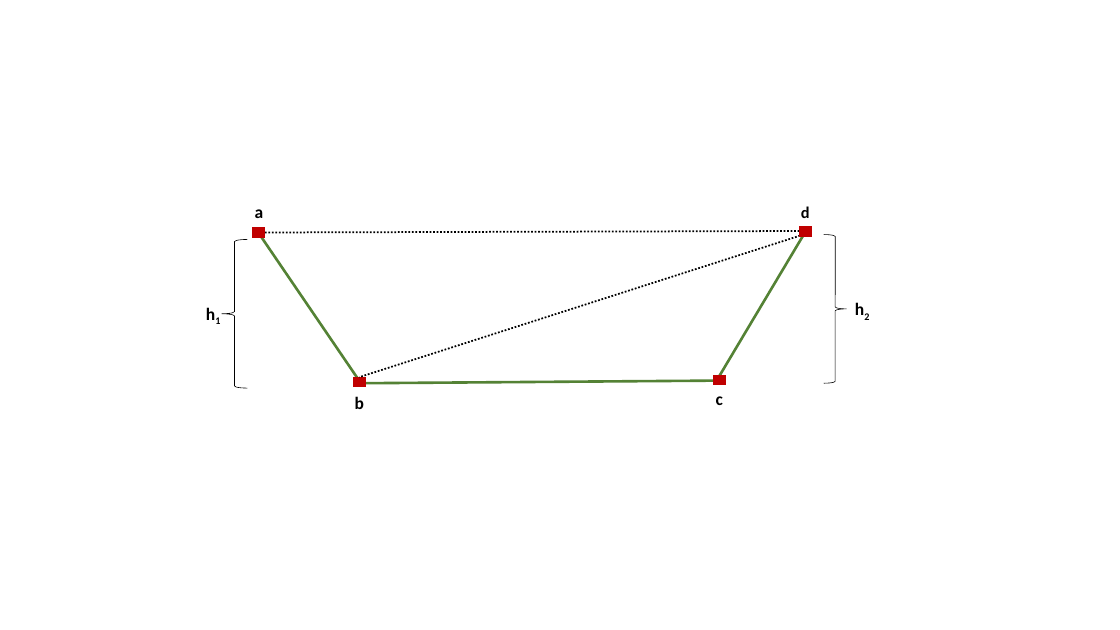
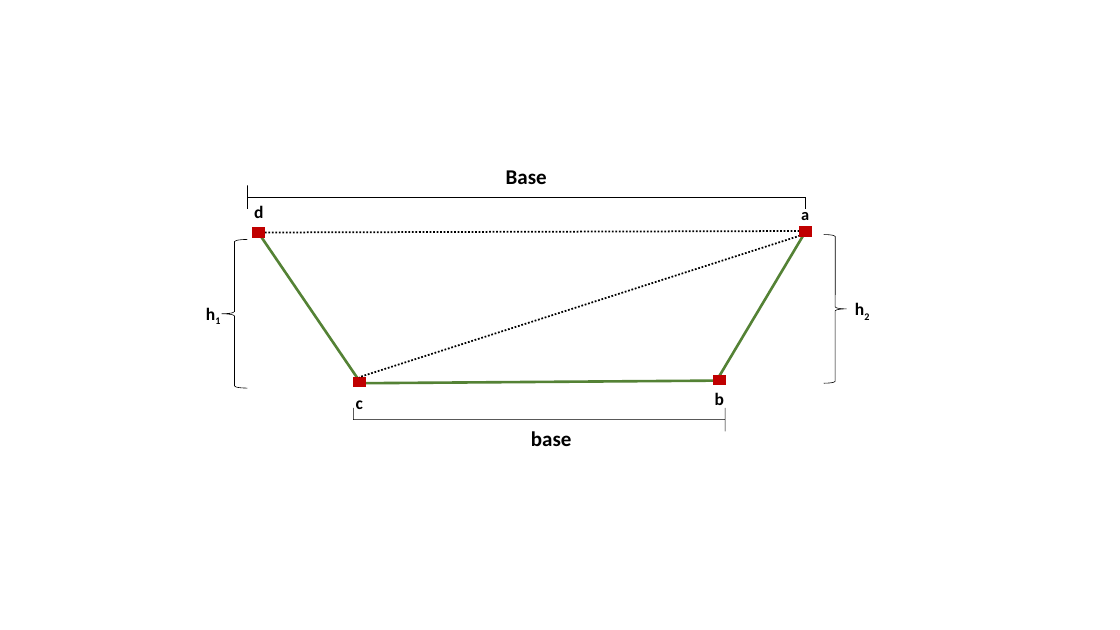
Before and after one commit to rocketoutfall/Model, a slide deck: slide 2 of Methodology/MethodsFigures.pptx. Drawn at 1120x630 pixels with LibreOffice and Linux fonts; fonts in the diff are those of the drawing. Boxes give left, top, right and bottom in pixels: in the first picture for what was removed or moved away, otherwise in the second. Text is boxed around its words. In the diff, an @@ line names an element or a change of style, - is before the commit and + after.

```diff
--- a/Methodology/MethodsFigures.pptx
+++ b/Methodology/MethodsFigures.pptx
@@ text added at (x1=506, y1=170, x2=547, y2=184), 18 pt, text #000000, bold @@
+Base
@@ right brace added at (x1=248, y1=186, x2=806, y2=209), outline #000000 0.5 pt @@
@@ text at (x1=254, y1=205, x2=263, y2=218): text changed @@
-a
+d
@@ text at (x1=801, y1=207, x2=809, y2=220): text changed @@
-d
+a
@@ right brace added at (x1=353, y1=408, x2=726, y2=431), outline #000000 0.5 pt @@
@@ text at (x1=356, y1=400, x2=363, y2=409): text changed @@
-b
+c
@@ text at (x1=715, y1=392, x2=724, y2=405): text changed @@
-c
+b
@@ text added at (x1=531, y1=431, x2=572, y2=446), 18 pt, text #000000, bold @@
+base
```
Also in this commit, not shown: 2 other files.
